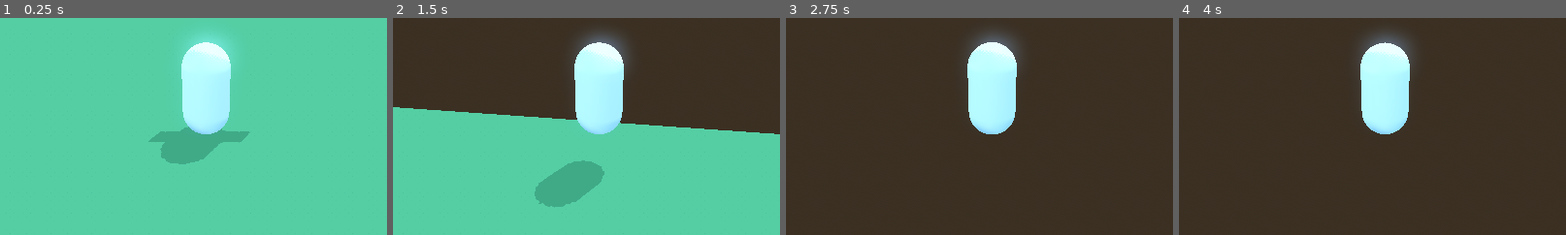
Above: before the commit, frames 1-4 (left to right).
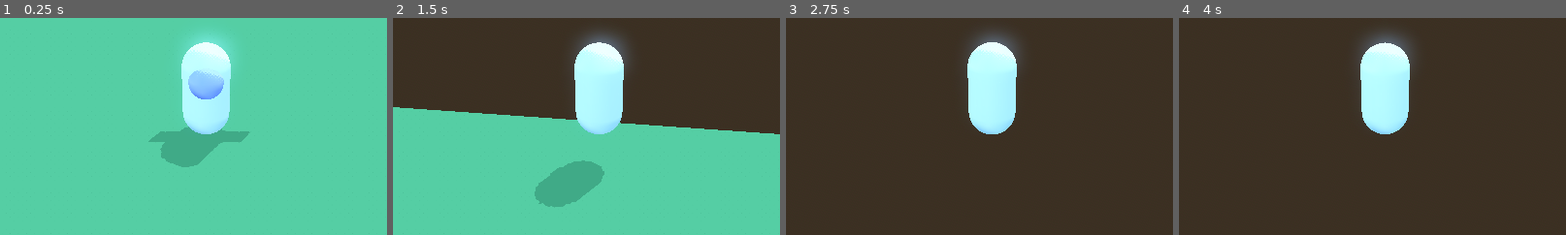
Above: after the commit, the same moments.

Repository: kyle-hessel/godot-narrative-prototype
Game: Godot game, scene res://scenes/main.tscn
Two runs of this game, one before a commit and one after it. Both use one fixed random seed, a clock stepped at 60 frames per second and the inputs below.
Inputs (mouse positions are % of the whole screen's width and height, from its top left):
- Up to frame 1 (0.25 s): no input
- Up to frame 2 (1.5 s): tap Enter at 0.5 s; move the mouse to (55, 50) at 0.52 s; hold W (forward) from 0.53 s (still down); tap Shift (sprint) at 0.6 s; tap Space (jump) at 0.77 s; move the mouse to (45, 50) at 1.27 s; tap 1 (combat_action1) at 1.35 s
- Up to frame 3 (2.75 s): keep holding W (forward); tap Space (jump) at 1.52 s; tap Shift (sprint) at 1.55, 2.3 s; move the mouse to (52, 48) at 2.02 s; hold 2 (combat_action2) from 2.03 s (still down)
- Up to frame 4 (4 s): keep holding W (forward); move the mouse to (49, 52) at 2.77 s; release 2 (combat_action2) at 2.78 s; tap 3 (combat_action3) at 2.85 s; tap Space (jump) at 3.02, 3.5, 3.77 s; tap Shift (sprint) at 3.05, 3.8 s; move the mouse to (57, 51) at 3.52 s; hold 4 (combat_action4) from 3.53 s (still down)
The pictures show only the part of the screen within x 23-73%, y 31-81%; the shares and areas given below are measured in that part.

The runs differ from the first frame. In frame 1, 1.0% of the frame differs, in the area x 44-58%, y 24-69%; in frame 2, less than 0.1%; in frame 3, less than 0.1%; in frame 4, less than 0.1%.

Commit message:
Added rotate_player to _physics_process and ironed out a movement state bug in the process.

Diff:
--- a/scenes/player.tscn
+++ b/scenes/player.tscn
@@ -12,6 +12,22 @@
 render_priority = 0
 shader = ExtResource("2_cyob2")
 shader_parameter/albedo = Color(0.552941, 0.752941, 0.929412, 1)
+shader_parameter/uv1_scale = Vector3(1, 1, 1)
+shader_parameter/uv1_offset = null
+shader_parameter/albedo_energy = 1.2
+shader_parameter/frequency = 330.0
+shader_parameter/radius_weight = 2.0
+shader_parameter/shade_bias = 2.0
+shader_parameter/shade_amount = 0.7
+
+[sub_resource type="SphereMesh" id="SphereMesh_6757c"]
+radius = 0.35
+height = 0.7
+
+[sub_resource type="ShaderMaterial" id="ShaderMaterial_vwhno"]
+render_priority = 0
+shader = ExtResource("2_cyob2")
+shader_parameter/albedo = Color(0.447059, 0.560784, 0.886275, 1)
 shader_parameter/uv1_scale = Vector3(1, 1, 1)
 shader_parameter/uv1_offset = null
 shader_parameter/albedo_energy = 1.2
@@ -37,6 +53,11 @@
 transform = Transform3D(1, 0, 0, 0, 1, 0, 0, 0, 1, 0, 1, 0)
 mesh = SubResource("CapsuleMesh_c2aid")
 surface_material_override/0 = SubResource("ShaderMaterial_tc8uh")
+
+[node name="MeshInstance3D" type="MeshInstance3D" parent="MeshInstance3D"]
+transform = Transform3D(1, 0, 0, 0, 1, 0, 0, 0, 1, 0, 0.31706, 0.353367)
+mesh = SubResource("SphereMesh_6757c")
+surface_material_override/0 = SubResource("ShaderMaterial_vwhno")
 
 [node name="SpringArm3D" type="SpringArm3D" parent="."]
 transform = Transform3D(1, 0, 0, 0, 0.906307, 0.422618, 0, -0.422618, 0.906307, 0, 0.744943, 0)
--- a/scripts/player.gd
+++ b/scripts/player.gd
@@ -82,11 +82,16 @@
 		calculate_player_lateral_movement(delta)
 		apply_jump_and_gravity(delta)
 
+		if movement_state > 0:
+			rotate_player(delta)
+
 	# camera movement w/ controller
 	rotate_cam_joypad(delta)
 
 	# collisions
 	move_and_slide()
+
+	#print(movement_state)
 
 func _input(event):
 	# camera movement w/ mouse
@@ -140,18 +145,24 @@
 
 	# determine if the player will be walking or sprinting.
 	if has_direction:
+		# ensure that the player switches to the walk state when having a direction without overwriting an existing sprint.
+		if movement_state != PlayerMovementState.SPRINT:
+			movement_state = PlayerMovementState.WALK
+
 		determine_player_movement_speed(delta)
 		apply_player_lateral_movement(delta, direction)
 	else:
 		stop_player_movement(delta)
 
 func determine_player_movement_speed(delta: float) -> void:
+	# toggle sprint on and off while moving.
 	if Input.is_action_just_pressed("sprint"):
 		if movement_state == PlayerMovementState.WALK || movement_state == PlayerMovementState.IDLE:
 			movement_state = PlayerMovementState.SPRINT
 		else:
 			movement_state = PlayerMovementState.WALK
 
+	# determine player movement speed based on current movement state.
 	if movement_state == PlayerMovementState.IDLE || movement_state == PlayerMovementState.WALK:
 		player_speed_current = player_speed_walk_max
 	elif movement_state == PlayerMovementState.SPRINT:
Not shown: 1 places in scenes/player.tscn that only renumber resources
